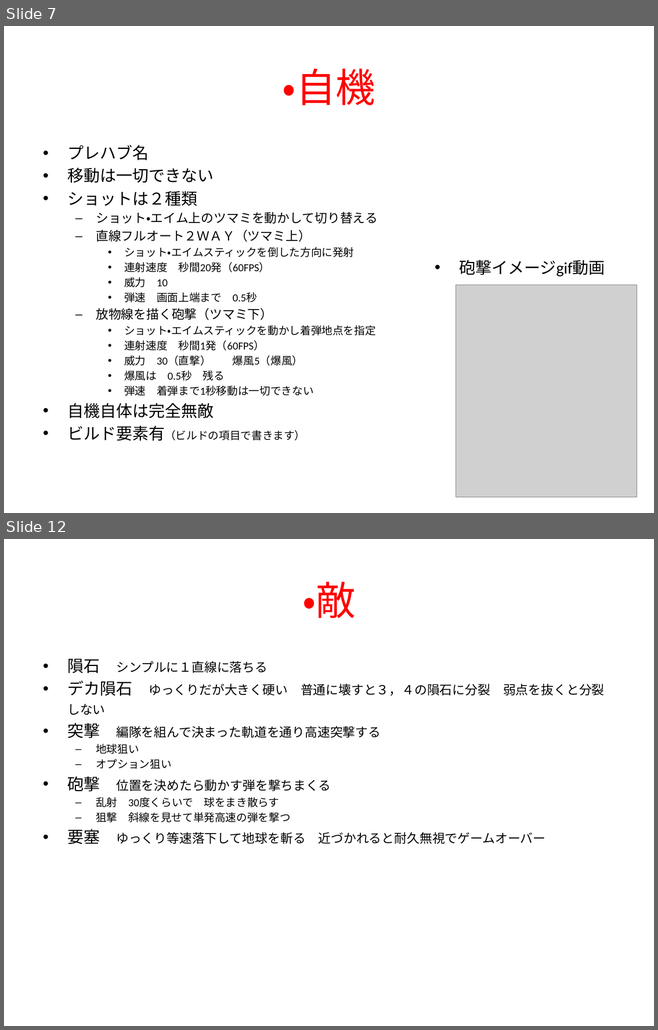
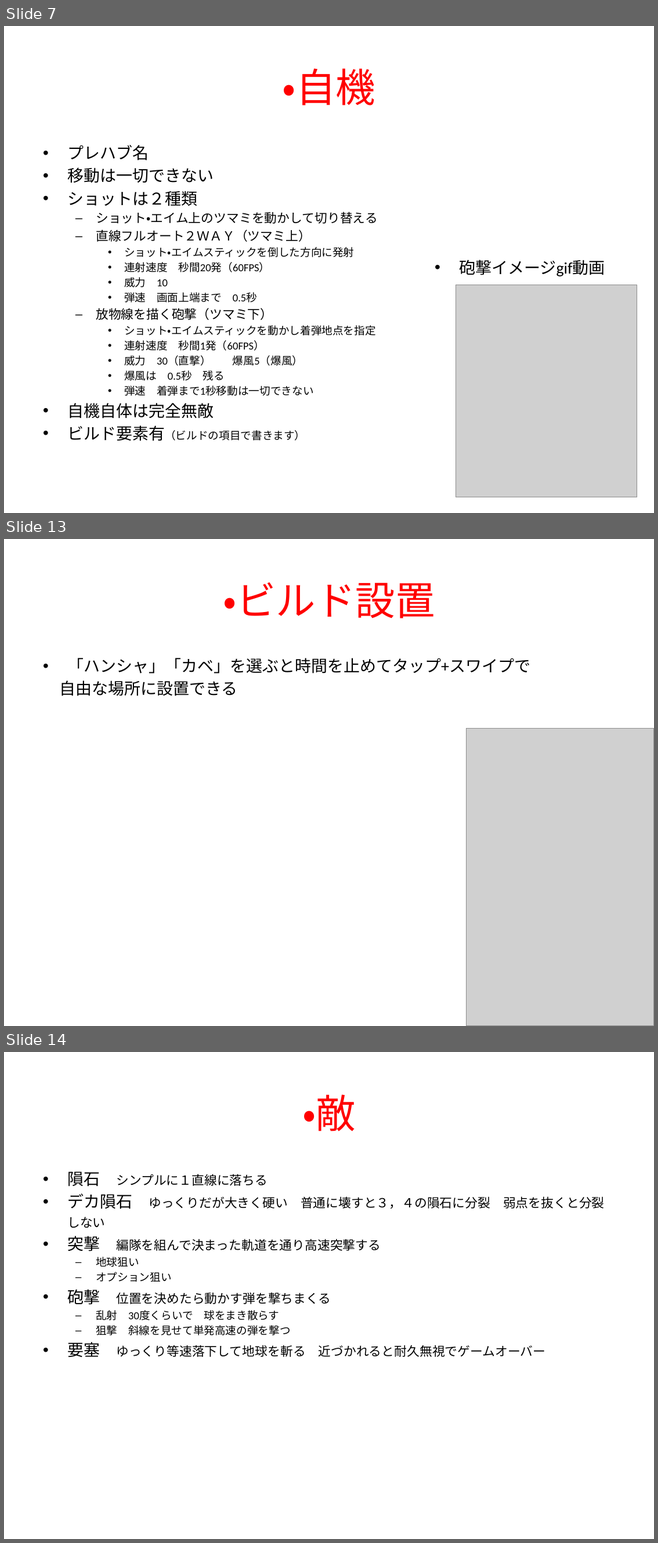
Before and after one commit to flash-kudo/shooting-01, a slide deck: project/資料/スマホ最適化縦STG_仕様書2019.pptx. Shown one above the other, each under a label of ours: slides 7 and 12 before the commit, slides 7, 13 and 14 after it; the slides between them are not shown. The pictures are 658x1030 and 658x1543 pixels, drawn with LibreOffice and Linux fonts; fonts in the diff are those of the drawing; grey boxes stand for pictures. Boxes give left, top, right and bottom in pixels: in the first picture for what was removed or moved away, otherwise in the second. Text is boxed around its words. In the diff, an @@ line names an element or a change of style, - is before the commit and + after.

Commit message:
se追加＿ビルド周り資料更新

```diff
--- a/project/資料/スマホ最適化縦STG_仕様書2019.pptx
+++ b/project/資料/スマホ最適化縦STG_仕様書2019.pptx
@@ slide 13 added at bbox=[4, 539, 654, 1026], background #FFFFFF @@
@@ title added at bbox=[223, 583, 434, 618], 44 pt, text #FF0000 @@
+・ビルド設置
@@ text added at bbox=[59, 658, 530, 696], 18 pt, text #000000 @@
+• 「ハンシャ」「カベ」を選ぶと時間を止めてタップ+スワイプで
+自由な場所に設置できる
@@ picture added at bbox=[466, 729, 654, 1026] @@
@@ what was slide 12 is now slide 14 @@
```
Also in this commit, not shown: 4 slides changed, 1 other slide added, 13 other files.
